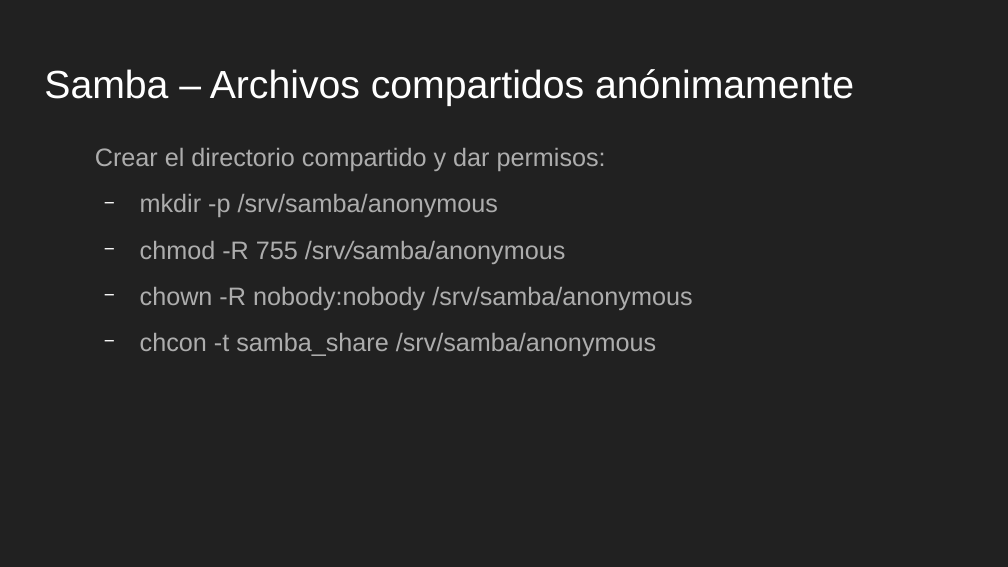
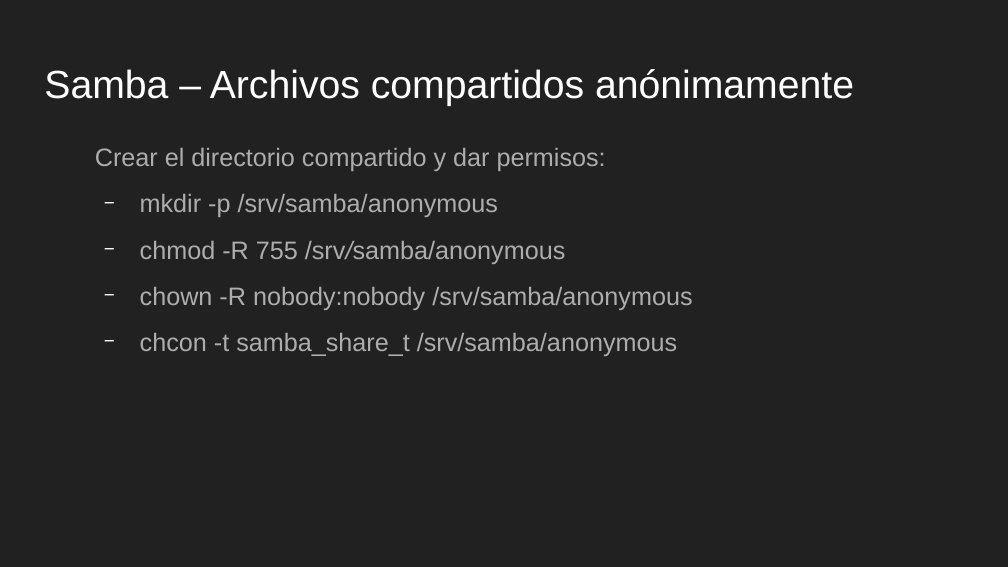
Before and after one commit to tabris2015/LNX102_103, a slide deck: slide 7 of slides/Sesion7.odp. Drawn at 1008x567 pixels with LibreOffice and Linux fonts; fonts in the diff are those of the drawing. Boxes give left, top, right and bottom in pixels: in the first picture for what was removed or moved away, otherwise in the second. Text is boxed around its words. In the diff, an @@ line names an element or a change of style, - is before the commit and + after.

```diff
--- a/slides/Sesion7.odp
+++ b/slides/Sesion7.odp
@@ text at [140, 333, 677, 356]: text changed @@
-  − chcon -t samba_share /srv/samba/anonymous
+  − chcon -t samba_share_t /srv/samba/anonymous
```
Also in this commit, not shown: 1 slide added.
